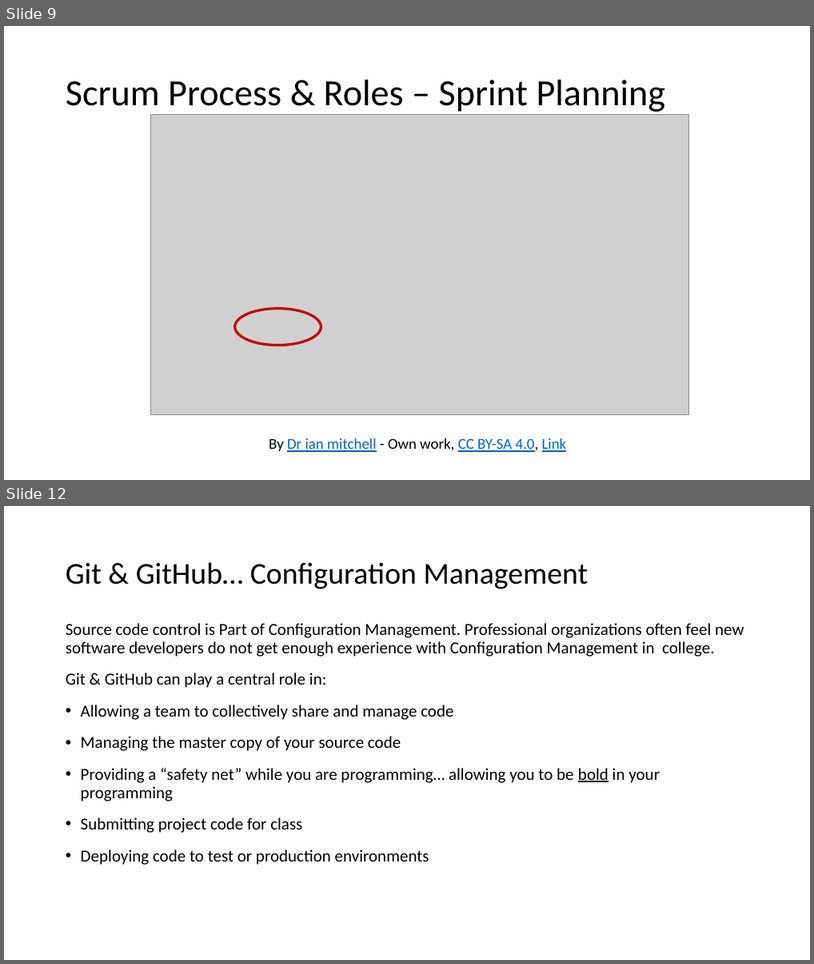
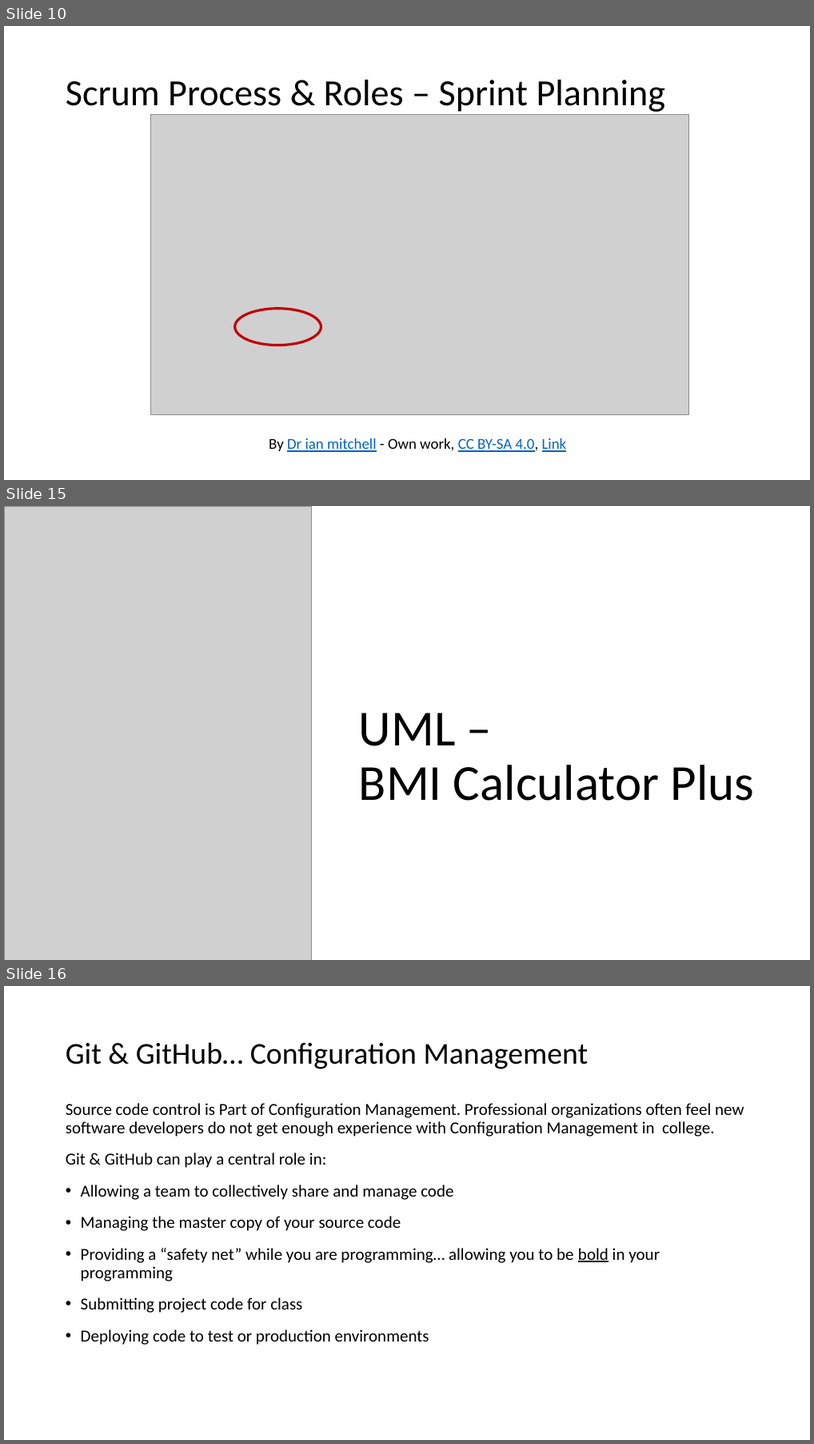
Before and after one commit to EricJPogue/CPSC-24500, a slide deck: lecture-slides/2020-01-28-oop.pptx. Shown one above the other, each under a label of ours: slides 9 and 12 before the commit, slides 10, 15 and 16 after it; the slides between them are not shown. The pictures are 814x964 and 814x1444 pixels, drawn with LibreOffice and Linux fonts; fonts in the diff are those of the drawing; grey boxes stand for pictures. Boxes give left, top, right and bottom in pixels: in the first picture for what was removed or moved away, otherwise in the second. Text is boxed around its words. In the diff, an @@ line names an element or a change of style, - is before the commit and + after.

```diff
--- a/lecture-slides/2020-01-28-oop.pptx
+++ b/lecture-slides/2020-01-28-oop.pptx
@@ slide 15 added at (x1=4, y1=506, x2=810, y2=960), background #FFFFFF @@
@@ picture added at (x1=4, y1=506, x2=312, y2=960) @@
@@ title added at (x1=359, y1=712, x2=755, y2=800), 60 pt, text #000000 @@
+UML –
+BMI Calculator Plus
@@ what was slide 9 is now slide 10 @@
@@ what was slide 12 is now slide 16 @@
```
Also in this commit, not shown: 4 slides changed, 3 other slides added, 1 other file.
